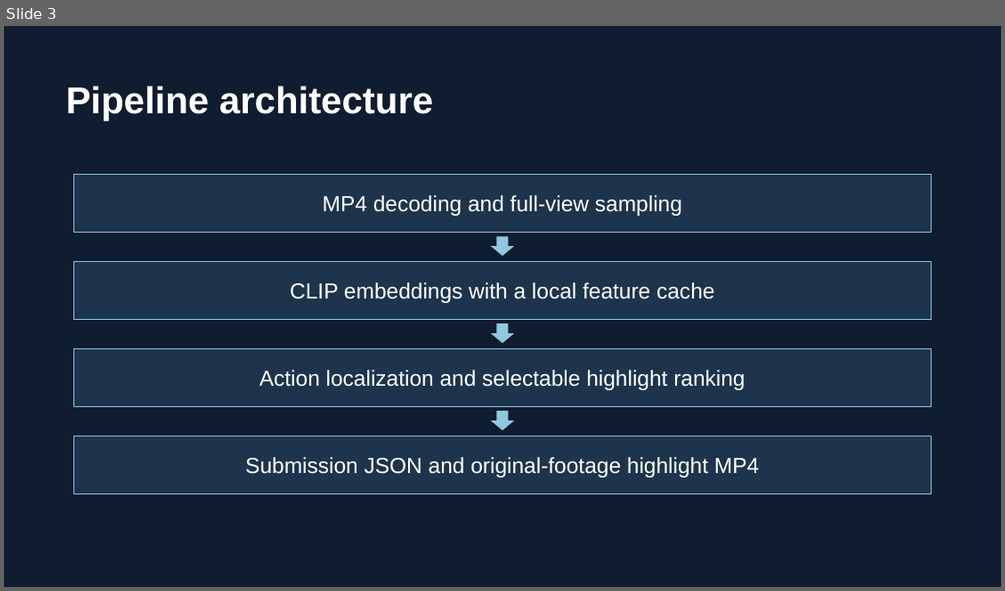
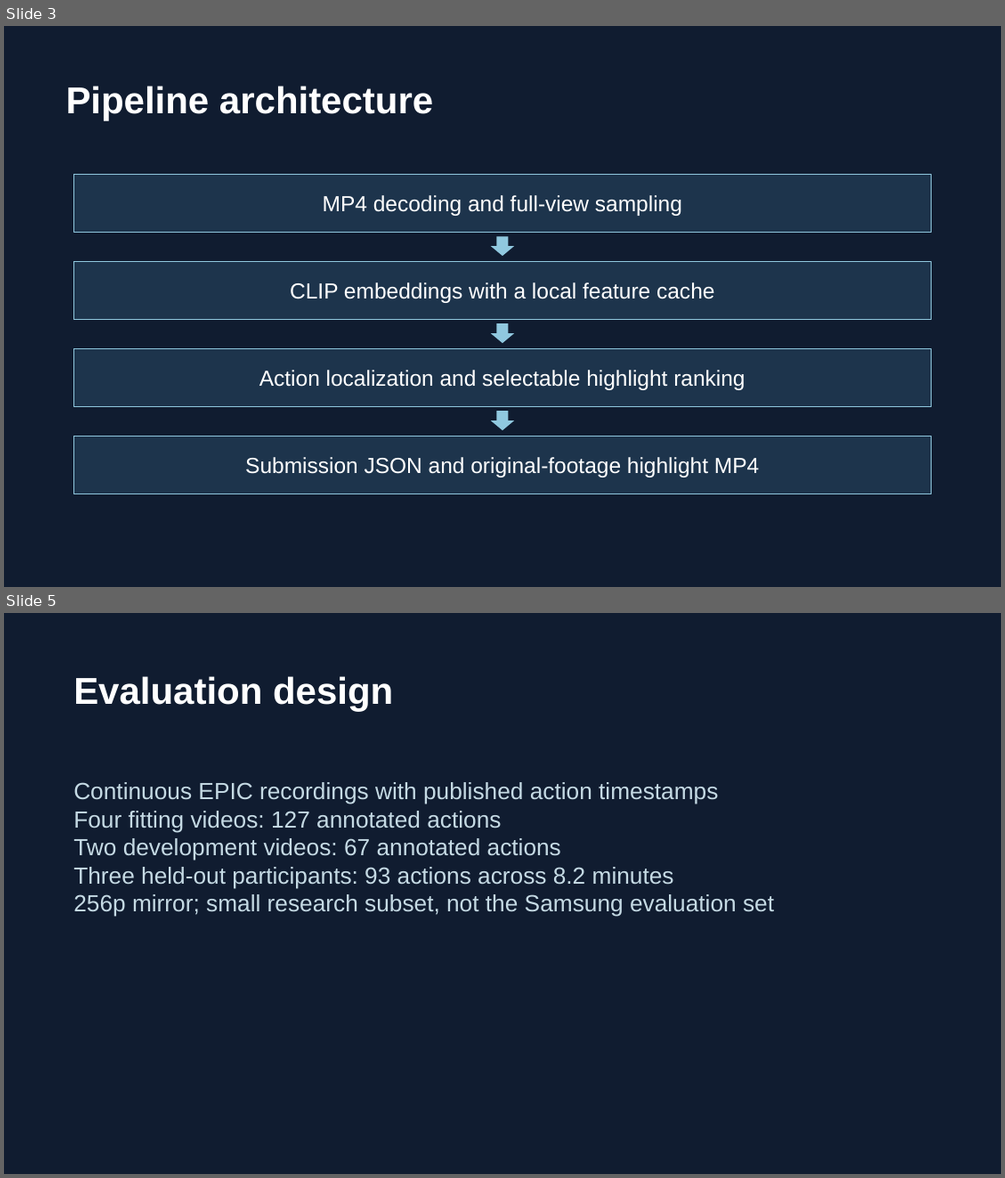
Before and after one commit to goodchanges/samsung-xr-track4, a slide deck: docs/VelloreInstituteOfTechnologyVellore_VIT.pptx. Shown one above the other, each under a label of ours: slide 3 before the commit, slides 3 and 5 after it; the slides between them are not shown. The pictures are 1005x591 and 1005x1178 pixels, drawn with LibreOffice and Linux fonts; fonts in the diff are those of the drawing. Boxes give left, top, right and bottom in pixels: in the first picture for what was removed or moved away, otherwise in the second. Text is boxed around its words. In the diff, an @@ line names an element or a change of style, - is before the commit and + after.

Commit message:
feat(recognition): checkpoint Track 4 prototype and evaluation

```diff
--- a/docs/VelloreInstituteOfTechnologyVellore_VIT.pptx
+++ b/docs/VelloreInstituteOfTechnologyVellore_VIT.pptx
@@ slide 5 added at (x1=4, y1=613, x2=1001, y2=1174), background #101C30 @@
@@ text added at (x1=73, y1=676, x2=393, y2=711), 36 pt, text #FFFFFF, bold @@
+Evaluation design
@@ text added at (x1=73, y1=782, x2=774, y2=916), 22.5 pt, text #C5DAE4 @@
+Continuous EPIC recordings with published action timestamps
+Four fitting videos: 127 annotated actions
+Two development videos: 67 annotated actions
+Three held-out participants: 93 actions across 8.2 minutes
+256p mirror; small research subset, not the Samsung evaluation set
```
Also in this commit, not shown: 3 other slides added, 4 slides removed, 33 other files.
